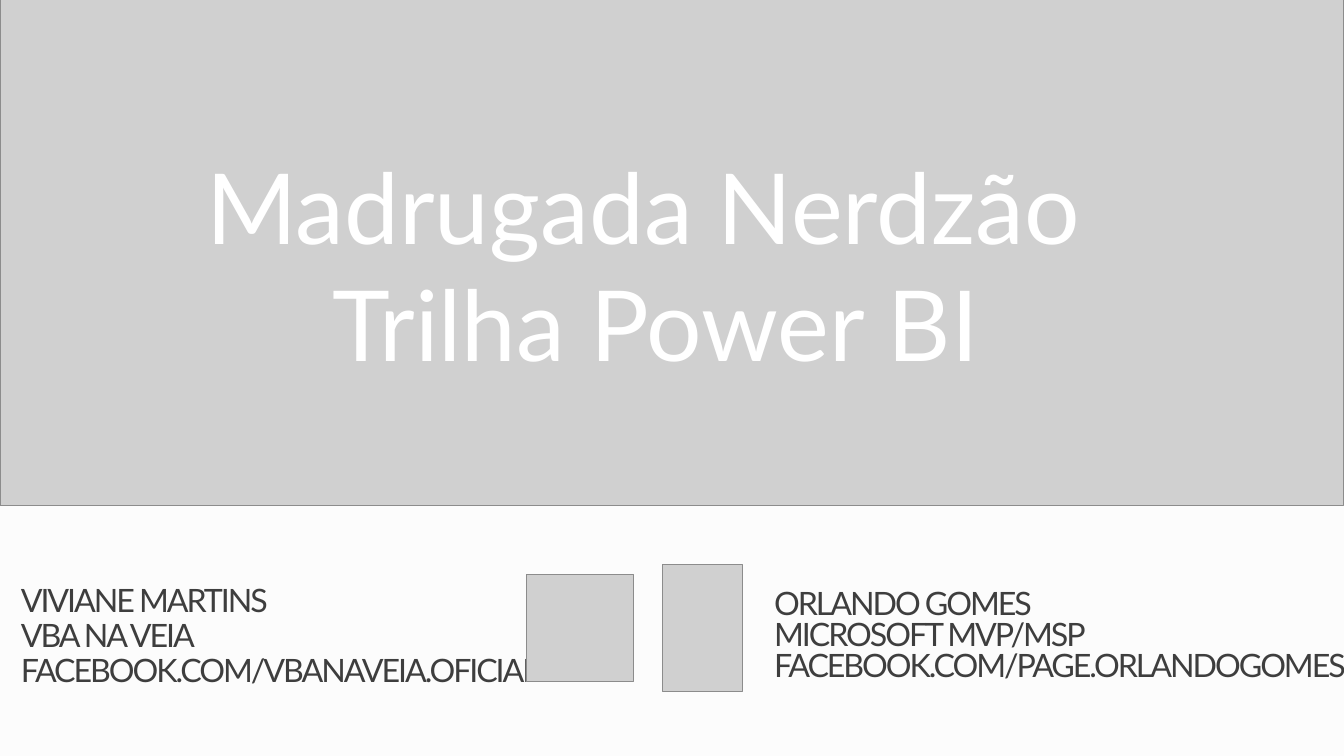
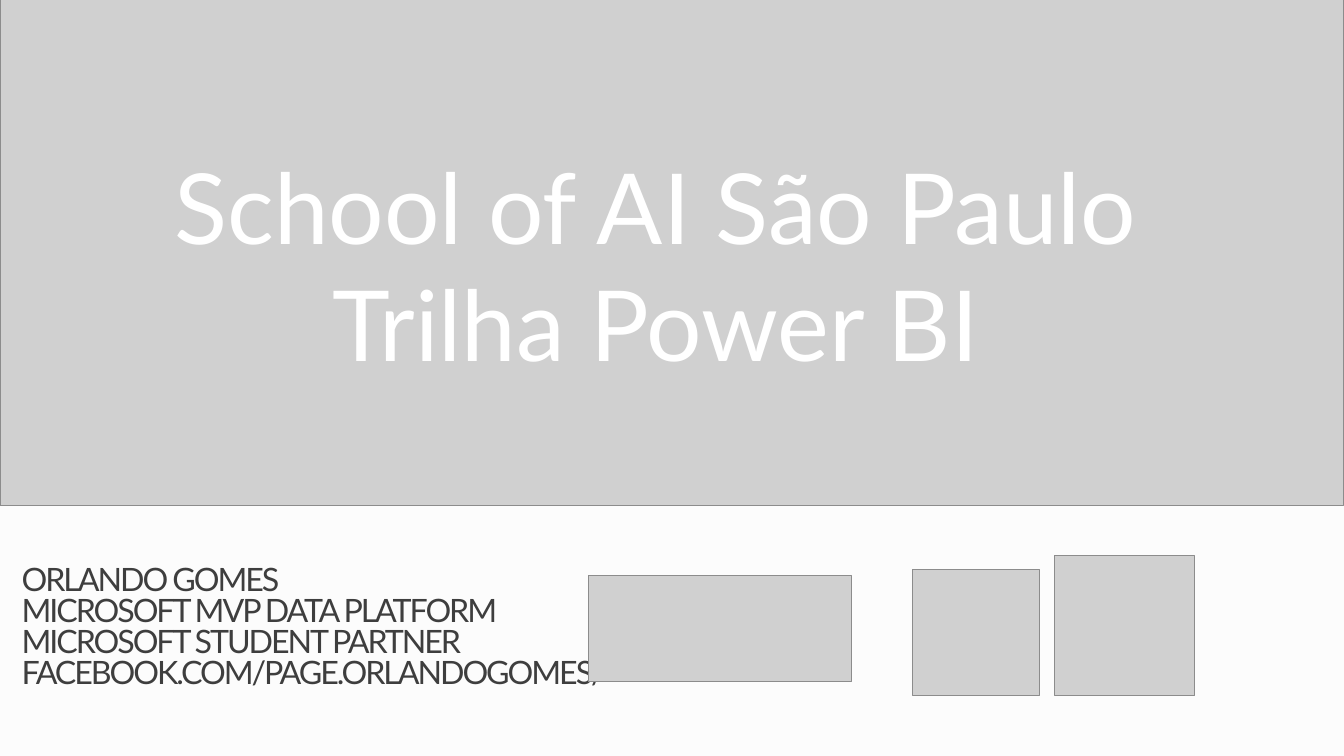
Before and after one commit to orlandogomes/madrugada-pbi, a slide deck: slide 1 of Apresentação/MadrugadaNerdzao_Trilha PBI.pptx. Drawn at 1344x756 pixels with LibreOffice and Linux fonts; fonts in the diff are those of the drawing; grey boxes stand for pictures. Boxes give left, top, right and bottom in pixels: in the first picture for what was removed or moved away, otherwise in the second. Text is boxed around its words. In the diff, an @@ line names an element or a change of style, - is before the commit and + after.

```diff
--- a/Apresentação/MadrugadaNerdzao_Trilha PBI.pptx
+++ b/Apresentação/MadrugadaNerdzao_Trilha PBI.pptx
@@ text at <box>175,172,1136,361</box>: text changed @@
-Madrugada Nerdzão
-Trilha Power BI
+School of AI São Paulo
+Trilha Power BI
@@ text at <box>22,567,606,686</box>: text changed @@
-ORLANDO GOMES
-MICROSOFT MVP/MSP
-FACEBOOK.COM/PAGE.ORLANDOGOMES/
+ORLANDO GOMES
+MICROSOFT MVP DATA PLATFORM
+MICROSOFT STUDENT PARTNER
+FACEBOOK.COM/PAGE.ORLANDOGOMES/
@@ picture removed at <box>662,565,742,692</box> @@
@@ picture added at <box>1055,556,1195,696</box> @@
@@ title removed at <box>21,588,539,684</box> @@
-VIVIANE MARTINS
-VBA NA VEIA
-FACEBOOK.COM/VBANAVEIA.OFICIAL
@@ picture added at <box>589,576,852,682</box> @@
@@ picture: place and size @@
-picture at <box>526,575,634,683</box>
+picture at <box>912,570,1040,697</box>
```
Also in this commit, not shown: 1 other file.
